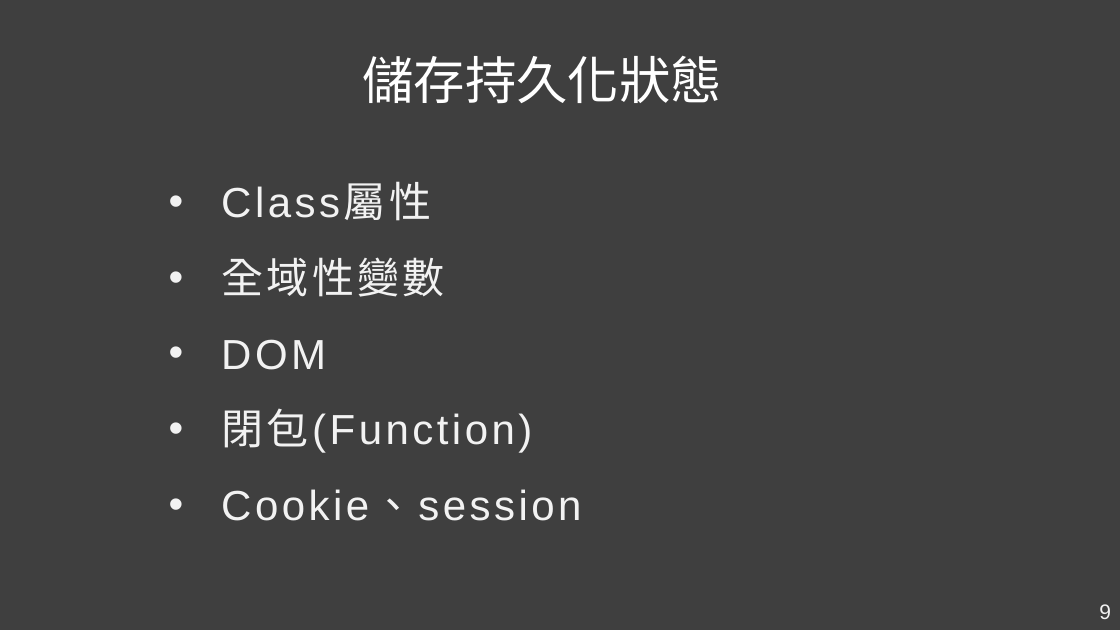
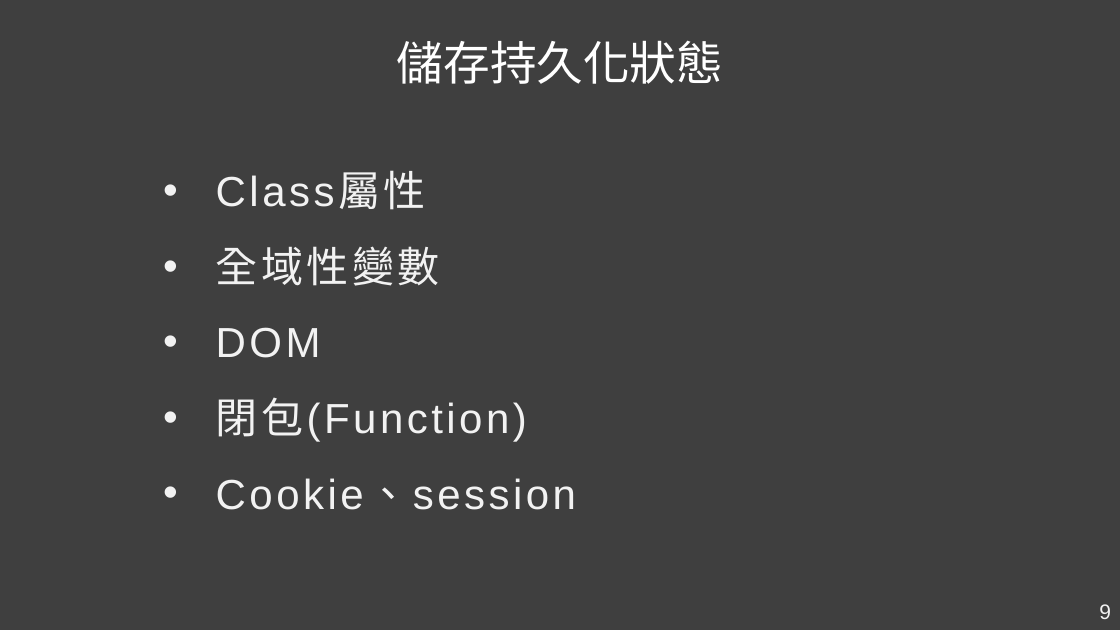
Before and after one commit to Kader-coder/React-Hooks, a slide deck: slide 9 of PPT/React Hooks &.pptx. Drawn at 1120x630 pixels with LibreOffice and Linux fonts; fonts in the diff are those of the drawing. Boxes give left, top, right and bottom in pixels: in the first picture for what was removed or moved away, otherwise in the second. Text is boxed around its words. In the diff, an @@ line names an element or a change of style, - is before the commit and + after.

```diff
--- a/PPT/React Hooks &.pptx
+++ b/PPT/React Hooks &.pptx
@@ text "儲存持久化狀態": place and size @@
-text "儲存持久化狀態" at [362,56,721,103]
+text "儲存持久化狀態" at [397,40,723,84]
@@ text "儲存持久化狀態" at [397,40,723,84]: size 44 to 40 pt; line spacing 1 to 0.9; more space between paragraphs; vertical alignment top to middle @@
@@ text "Class屬性": place and size @@
-text "Class屬性" at [221,184,581,521]
+text "Class屬性" at [216,173,576,510]
```
Also in this commit, not shown: 6 other slides changed, 6 slides added, 1 slide removed.
